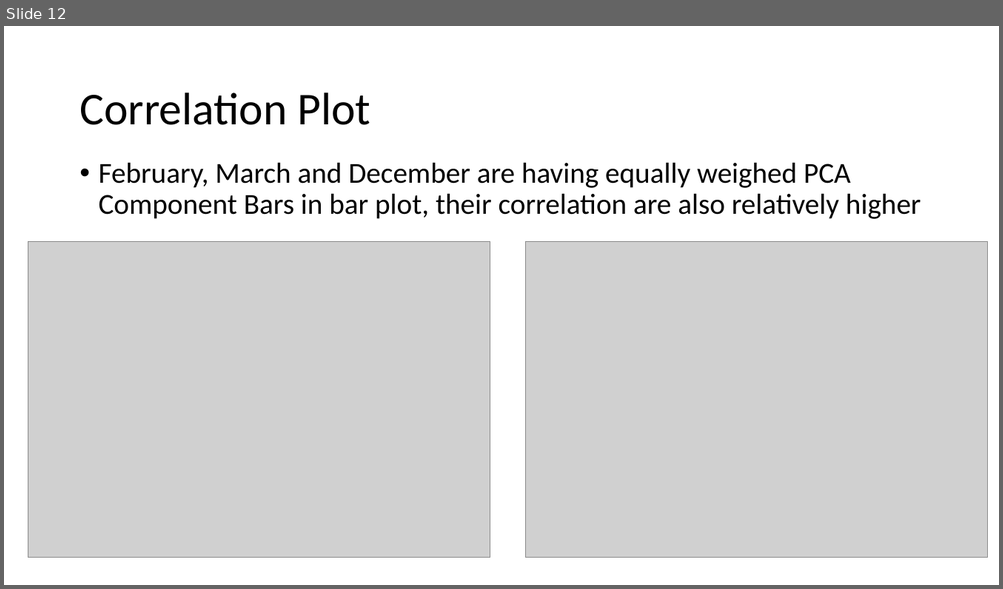
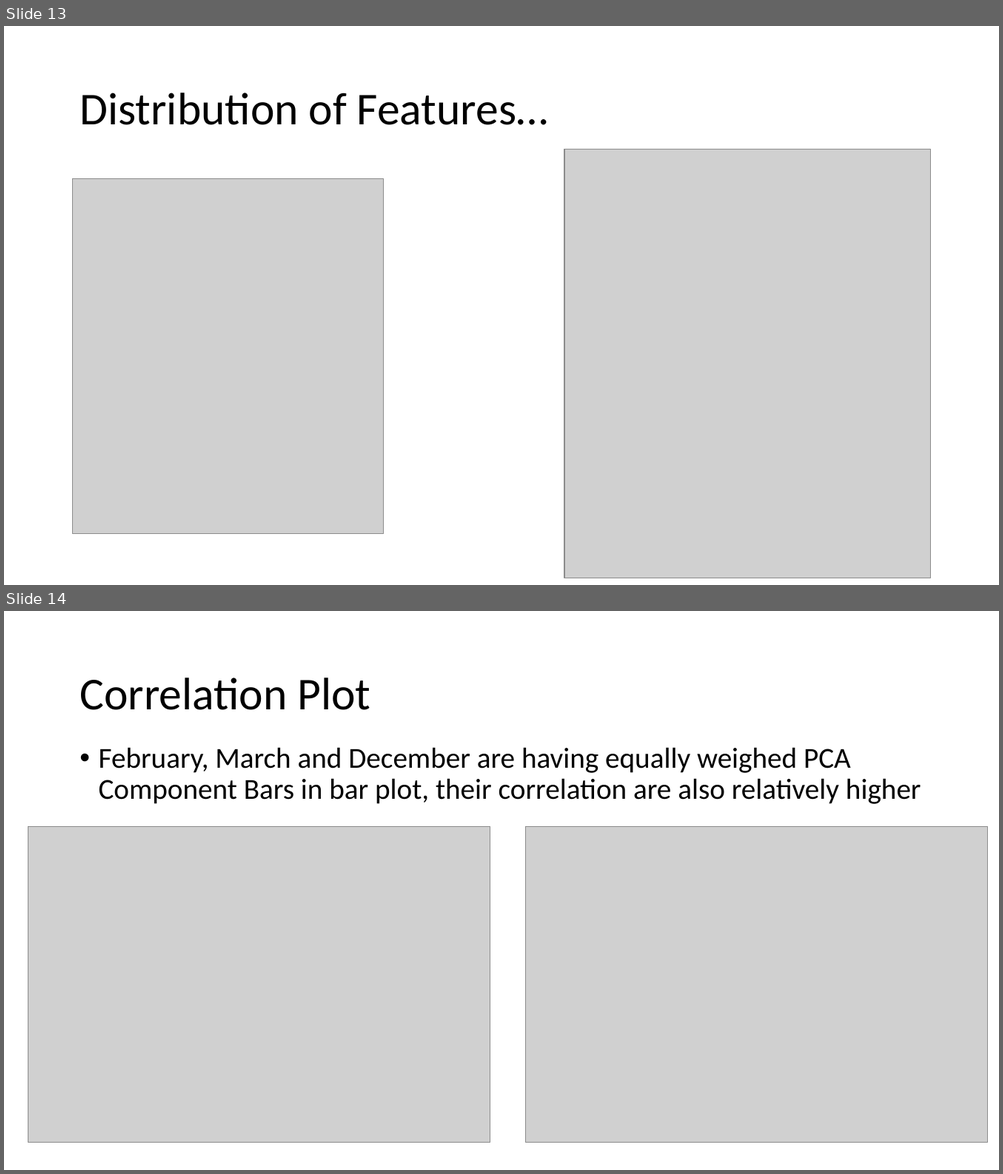
Before and after one commit to aswinvk28/ao_proptech, a slide deck: PropTech Interview Assessment.pptx. Shown one above the other, each under a label of ours: slide 12 before the commit, slides 13 and 14 after it. The pictures are 1003x589 and 1003x1174 pixels, drawn with LibreOffice and Linux fonts; fonts in the diff are those of the drawing; grey boxes stand for pictures. Boxes give left, top, right and bottom in pixels: in the first picture for what was removed or moved away, otherwise in the second. Text is boxed around its words. In the diff, an @@ line names an element or a change of style, - is before the commit and + after.

```diff
--- a/PropTech Interview Assessment.pptx
+++ b/PropTech Interview Assessment.pptx
@@ slide 13 added at bbox=[4, 26, 999, 585], background #FFFFFF @@
@@ title added at bbox=[79, 93, 548, 125], 44 pt, text #000000 @@
+Distribution of Features…
@@ picture added at bbox=[564, 149, 930, 578] @@
@@ picture added at bbox=[73, 179, 383, 534] @@
@@ what was slide 12 is now slide 14 @@
```
Also in this commit, not shown: 1 other slide added.
